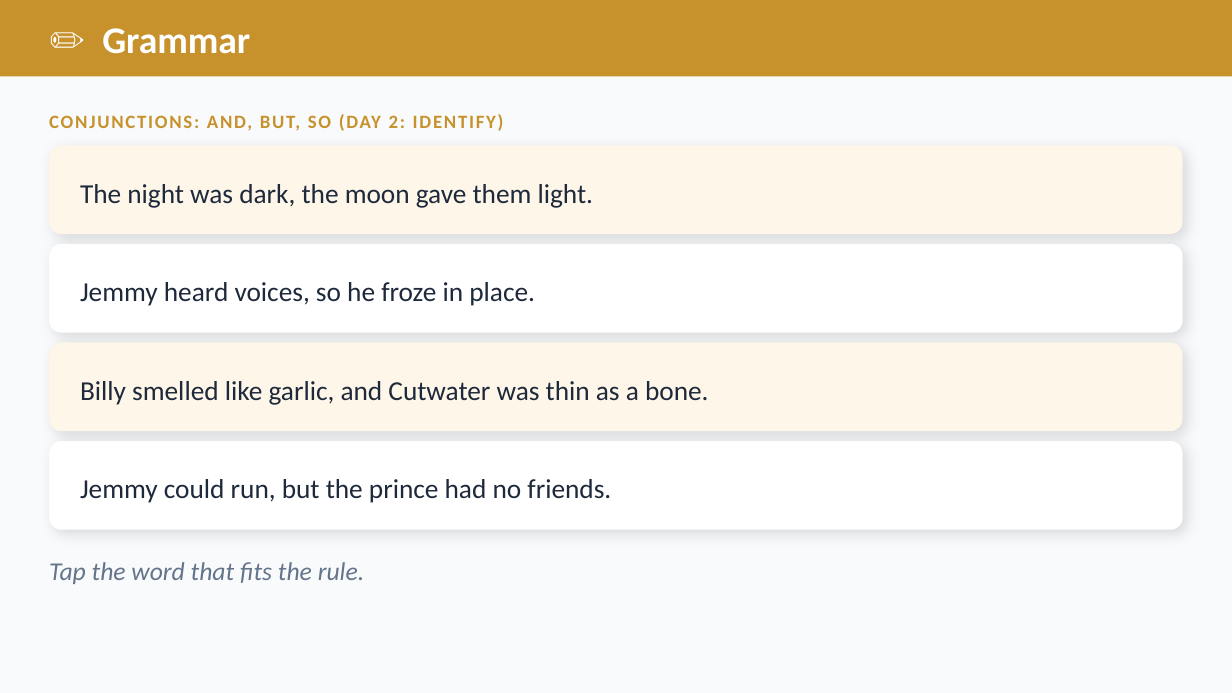
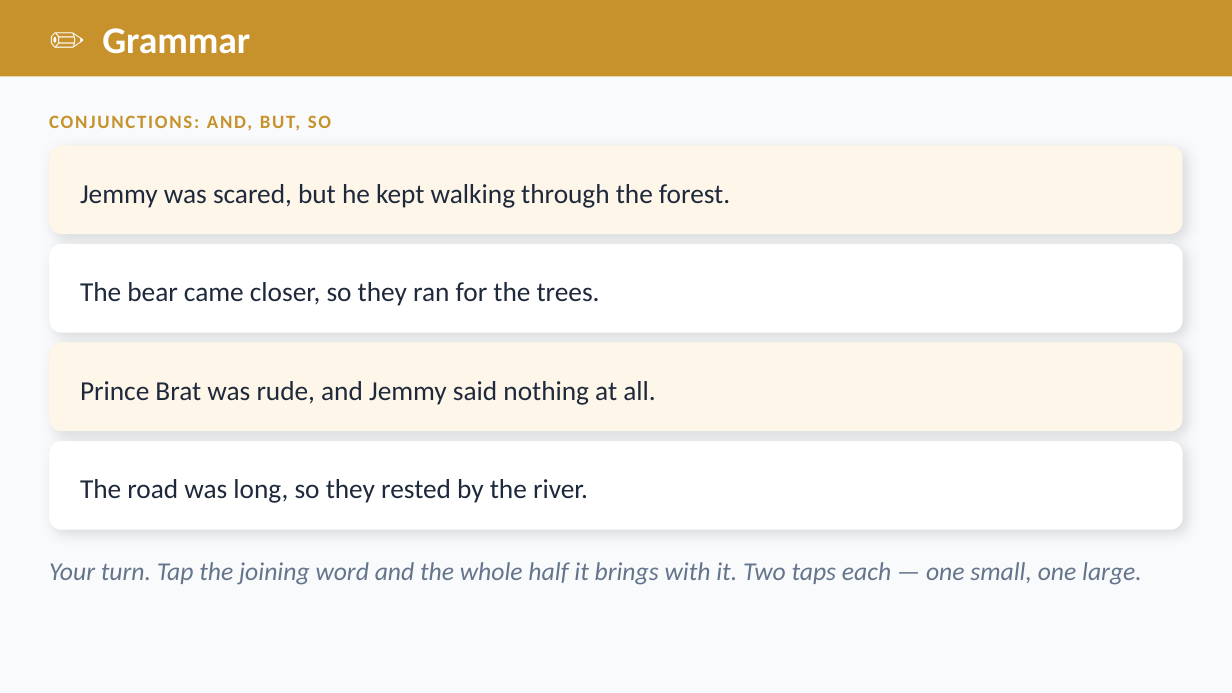
Before and after one commit to optimaondemand/optima-3rd-ela, a slide deck: slide 14 of Planning docs/Slides/lesson-18-2-teacher-slides.pptx (slide 12 before the commit). Drawn at 1232x693 pixels with LibreOffice and Linux fonts; fonts in the diff are those of the drawing. Boxes give left, top, right and bottom in pixels: in the first picture for what was removed or moved away, otherwise in the second. Text is boxed around its words. In the diff, an @@ line names an element or a change of style, - is before the commit and + after.

```diff
--- a/Planning docs/Slides/lesson-18-2-teacher-slides.pptx
+++ b/Planning docs/Slides/lesson-18-2-teacher-slides.pptx
@@ text at [49, 115, 331, 130]: text changed @@
-CONJUNCTIONS: AND, BUT, SO (DAY 2: IDENTIFY)
+CONJUNCTIONS: AND, BUT, SO
@@ text at [80, 184, 730, 208]: text changed @@
-The night was dark, the moon gave them light.
+Jemmy was scared, but he kept walking through the forest.
@@ text at [80, 282, 600, 306]: text changed @@
-Jemmy heard voices, so he froze in place.
+The bear came closer, so they ran for the trees.
@@ text at [80, 381, 655, 405]: text changed @@
-Billy smelled like garlic, and Cutwater was thin as a bone.
+Prince Brat was rude, and Jemmy said nothing at all.
@@ text at [80, 479, 588, 503]: text changed @@
-Jemmy could run, but the prince had no friends.
+The road was long, so they rested by the river.
@@ text at [49, 562, 1142, 585]: text changed @@
-Tap the word that fits the rule.
+Your turn. Tap the joining word and the whole half it brings with it. Two taps each — one small, one large.
```
Also in this commit, not shown: 2 other slides changed, 6 slides added, 4 slides removed, 20 other files.
